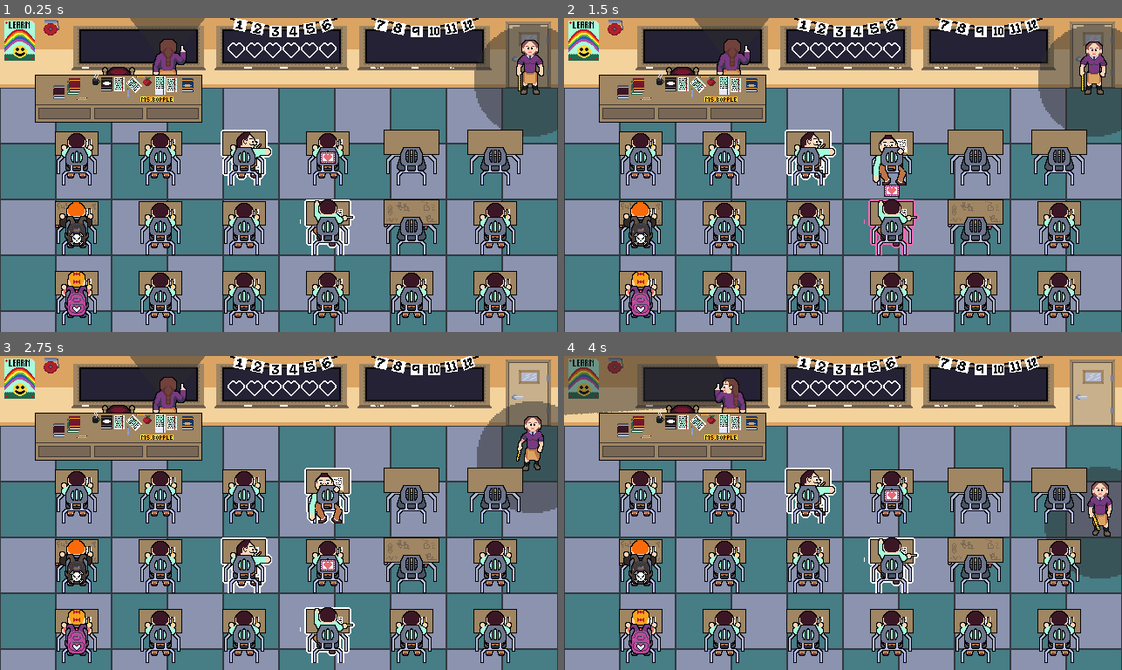
Above: before the commit, frames 1-4 (two rows, left to right).
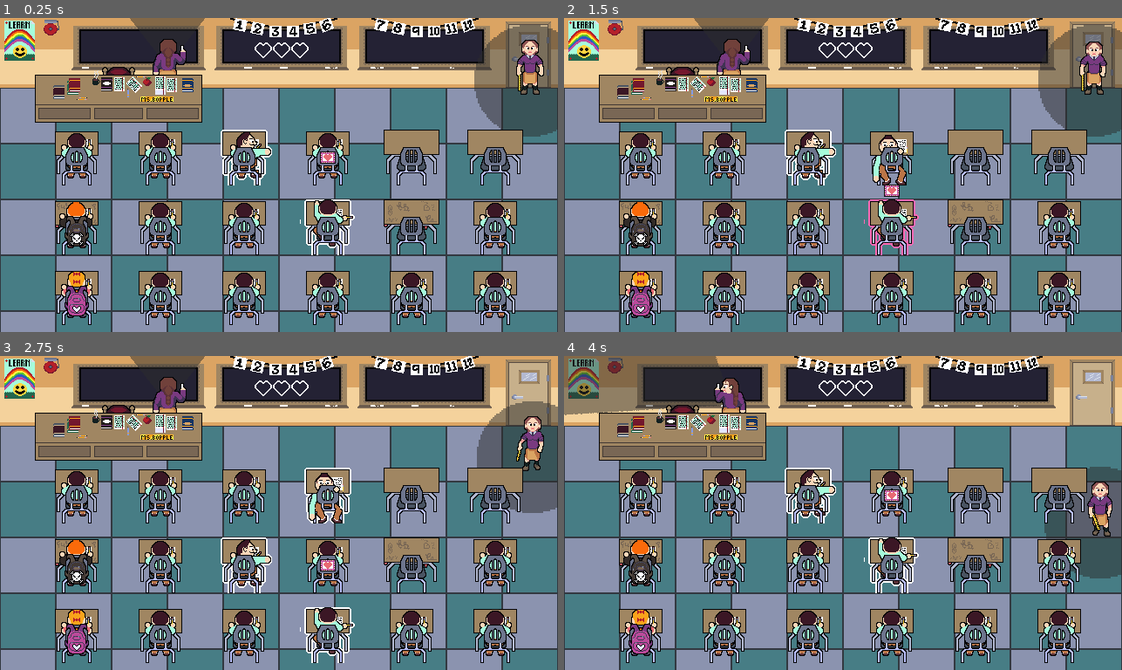
Above: after the commit, the same moments.

Repository: RacBrosGaming/Love-Note
Game: Godot game, scene res://Levels/class_room.tscn
Two runs of this game, one before a commit and one after it. Both use one fixed random seed, a clock stepped at 60 frames per second and the inputs below. The engine's default icon, where the game draws it, is replaced by a stand-in: a white triangle on a blue panel in a dark square.
Inputs (mouse positions are in pixels of both pictures, inside the frame that each line leads up to):
- Up to frame 1 (0.25 s): no input
- Up to frame 2 (1.5 s): move the mouse to (642, 156) at 0.52 s; hold Right (right) 0.53-1.28 s; hold Space (select) 0.53-1.28 s; click (642, 156) at 0.67 s; move the mouse to (642, 228) at 1.27 s; hold Down (down) from 1.28 s (still down); tap Space (select) at 1.35 s; click (642, 228) at 1.42 s
- Up to frame 3 (2.75 s): move the mouse to (161, 494) at 2.02 s; release Down (down) at 2.03 s; hold Right (right) from 2.03 s (still down); hold Space (select) from 2.03 s (still down); click (161, 494) at 2.17 s
- Up to frame 4 (4 s): move the mouse to (725, 566) at 2.77 s; release Right (right) at 2.78 s; release Space (select) at 2.78 s; hold Up (up) 2.78-3.53 s; tap Space (select) at 2.85 s; click (725, 566) at 2.92 s; move the mouse to (725, 635) at 3.52 s; hold Left (left) from 3.53 s (still down); hold Space (select) from 3.53 s (still down); click (725, 635) at 3.67 s

The runs differ from the first frame. In frame 1, 0.3% of the frame differs, in the area x 40-61%, y 7-13%; in frame 2, 0.3%; in frame 3, 0.3%; in frame 4, 0.3%.

Commit message:
Adding game over

Diff:
--- a/Levels/class_room.gd
+++ b/Levels/class_room.gd
@@ -5,12 +5,12 @@
 @onready var grid_position: Marker2D = $GridPosition
 @onready var grid: Grid = $GridPosition/Grid
 @onready var reset_timer: Timer = $ResetTimer
-
 @onready var heart_container: HeartContainer = $HeartContainer
 
+const GAME_OVER = preload("res://Levels/game_over.tscn")
 const GRID = preload("res://Scenes/grid.tscn")
 
-var max_lives := 6
+@export var max_lives := 3
 var current_lives := max_lives: set = set_current_lives
 func set_current_lives(value: int) -> void:
 	current_lives = value
@@ -46,11 +46,14 @@
 		await teacher_assistant.arrived_at_note
 	reset_timer.start()
 	await reset_timer.timeout
-	if is_instance_valid(grid_position):
-		var children := grid_position.get_children()
-		for child in children:
-			child.queue_free()
-		grid = GRID.instantiate()
-		grid_position.add_child(grid)
-		teacher_assistant.grid = grid
-		setup()
+	if current_lives > 0:
+		if is_instance_valid(grid_position):
+			var children := grid_position.get_children()
+			for child in children:
+				child.queue_free()
+			grid = GRID.instantiate()
+			grid_position.add_child(grid)
+			teacher_assistant.grid = grid
+			setup()
+	else:
+		get_tree().change_scene_to_packed(GAME_OVER)
--- /dev/null
+++ b/Levels/game_over.gd
@@ -0,0 +1,9 @@
+extends Node
+
+var CLASS_ROOM := "res://Levels/class_room.tscn"
+
+func _on_restart_button_pressed() -> void:
+	get_tree().change_scene_to_file(CLASS_ROOM)
+
+func _on_quit_button_pressed() -> void:
+	get_tree().quit()
--- /dev/null
+++ b/Levels/game_over.tscn
@@ -0,0 +1,136 @@
+[gd_scene load_steps=16 format=3 uid="uid://dcannur2vw2s3"]
+
+[ext_resource type="Texture2D" uid="uid://bwjfxpml8l2yu" path="res://Assets/Classroom/classroom.png" id="1_2ye1m"]
+[ext_resource type="Script" path="res://Levels/game_over.gd" id="1_3lit4"]
+[ext_resource type="Texture2D" uid="uid://h46fx5mu0u63" path="res://Assets/Teacher/spritesheet_teacher_desk.png" id="2_k5al1"]
+[ext_resource type="Texture2D" uid="uid://b07uuea0a43no" path="res://Assets/Teacher/spritesheet_teacher.png" id="3_lbcl3"]
+[ext_resource type="Texture2D" uid="uid://cv11ve43s03o" path="res://Assets/Teacher/teacher_assistant_walk_down.png" id="4_kw5lq"]
+
+[sub_resource type="AtlasTexture" id="AtlasTexture_erswq"]
+atlas = ExtResource("2_k5al1")
+region = Rect2(0, 0, 192, 64)
+
+[sub_resource type="AtlasTexture" id="AtlasTexture_kbkca"]
+atlas = ExtResource("2_k5al1")
+region = Rect2(192, 0, 192, 64)
+
+[sub_resource type="AtlasTexture" id="AtlasTexture_a8om7"]
+atlas = ExtResource("2_k5al1")
+region = Rect2(384, 0, 192, 64)
+
+[sub_resource type="SpriteFrames" id="SpriteFrames_3jpny"]
+animations = [{
+"frames": [{
+"duration": 1.0,
+"texture": SubResource("AtlasTexture_erswq")
+}, {
+"duration": 1.0,
+"texture": SubResource("AtlasTexture_kbkca")
+}, {
+"duration": 1.0,
+"texture": SubResource("AtlasTexture_a8om7")
+}],
+"loop": true,
+"name": &"default",
+"speed": 5.0
+}]
+
+[sub_resource type="AtlasTexture" id="AtlasTexture_75vg1"]
+atlas = ExtResource("3_lbcl3")
+region = Rect2(64, 0, 64, 64)
+
+[sub_resource type="AtlasTexture" id="AtlasTexture_40tqs"]
+atlas = ExtResource("3_lbcl3")
+region = Rect2(192, 0, 64, 64)
+
+[sub_resource type="SpriteFrames" id="SpriteFrames_c0e26"]
+animations = [{
+"frames": [{
+"duration": 1.0,
+"texture": SubResource("AtlasTexture_75vg1")
+}, {
+"duration": 1.0,
+"texture": SubResource("AtlasTexture_40tqs")
+}],
+"loop": true,
+"name": &"default",
+"speed": 2.0
+}]
+
+[sub_resource type="AtlasTexture" id="AtlasTexture_agvgm"]
+atlas = ExtResource("4_kw5lq")
+region = Rect2(0, 0, 64, 64)
+
+[sub_resource type="AtlasTexture" id="AtlasTexture_a7hki"]
+atlas = ExtResource("4_kw5lq")
+region = Rect2(128, 0, 64, 64)
+
+[sub_resource type="SpriteFrames" id="SpriteFrames_g8l8f"]
+animations = [{
+"frames": [{
+"duration": 1.0,
+"texture": SubResource("AtlasTexture_agvgm")
+}, {
+"duration": 1.0,
+"texture": SubResource("AtlasTexture_a7hki")
+}],
+"loop": true,
+"name": &"default",
+"speed": 2.0
+}]
+
+[node name="GameOver" type="Node"]
+script = ExtResource("1_3lit4")
+
+[node name="TextureRect" type="TextureRect" parent="."]
+anchors_preset = 15
+anchor_right = 1.0
+anchor_bottom = 1.0
+grow_horizontal = 2
+grow_vertical = 2
+texture = ExtResource("1_2ye1m")
+
+[node name="TeacherDesk" type="AnimatedSprite2D" parent="."]
+position = Vector2(320, 144)
+sprite_frames = SubResource("SpriteFrames_3jpny")
+autoplay = "default"
+
+[node name="Teacher" type="AnimatedSprite2D" parent="."]
+position = Vector2(400, 160)
+sprite_frames = SubResource("SpriteFrames_c0e26")
+autoplay = "default"
+frame_progress = 0.00145317
+
+[node name="TeacherAssistant" type="AnimatedSprite2D" parent="."]
+position = Vector2(264, 160)
+sprite_frames = SubResource("SpriteFrames_g8l8f")
+autoplay = "default"
+frame_progress = 0.665458
+
+[node name="VBoxContainer" type="VBoxContainer" parent="."]
+anchors_preset = 8
+anchor_left = 0.5
+anchor_top = 0.5
+anchor_right = 0.5
+anchor_bottom = 0.5
+offset_left = -71.0
+offset_top = 28.0
+offset_right = 71.0
+offset_bottom = 138.0
+grow_horizontal = 2
+grow_vertical = 2
+alignment = 1
+
+[node name="RestartButton" type="Button" parent="VBoxContainer"]
+layout_mode = 2
+theme_override_font_sizes/font_size = 32
+text = "RESTART"
+metadata/_edit_lock_ = true
+
+[node name="QuitButton" type="Button" parent="VBoxContainer"]
+layout_mode = 2
+theme_override_font_sizes/font_size = 32
+text = "QUIT"
+
+[connection signal="pressed" from="VBoxContainer/RestartButton" to="." method="_on_restart_button_pressed"]
+[connection signal="pressed" from="VBoxContainer/QuitButton" to="." method="_on_quit_button_pressed"]
